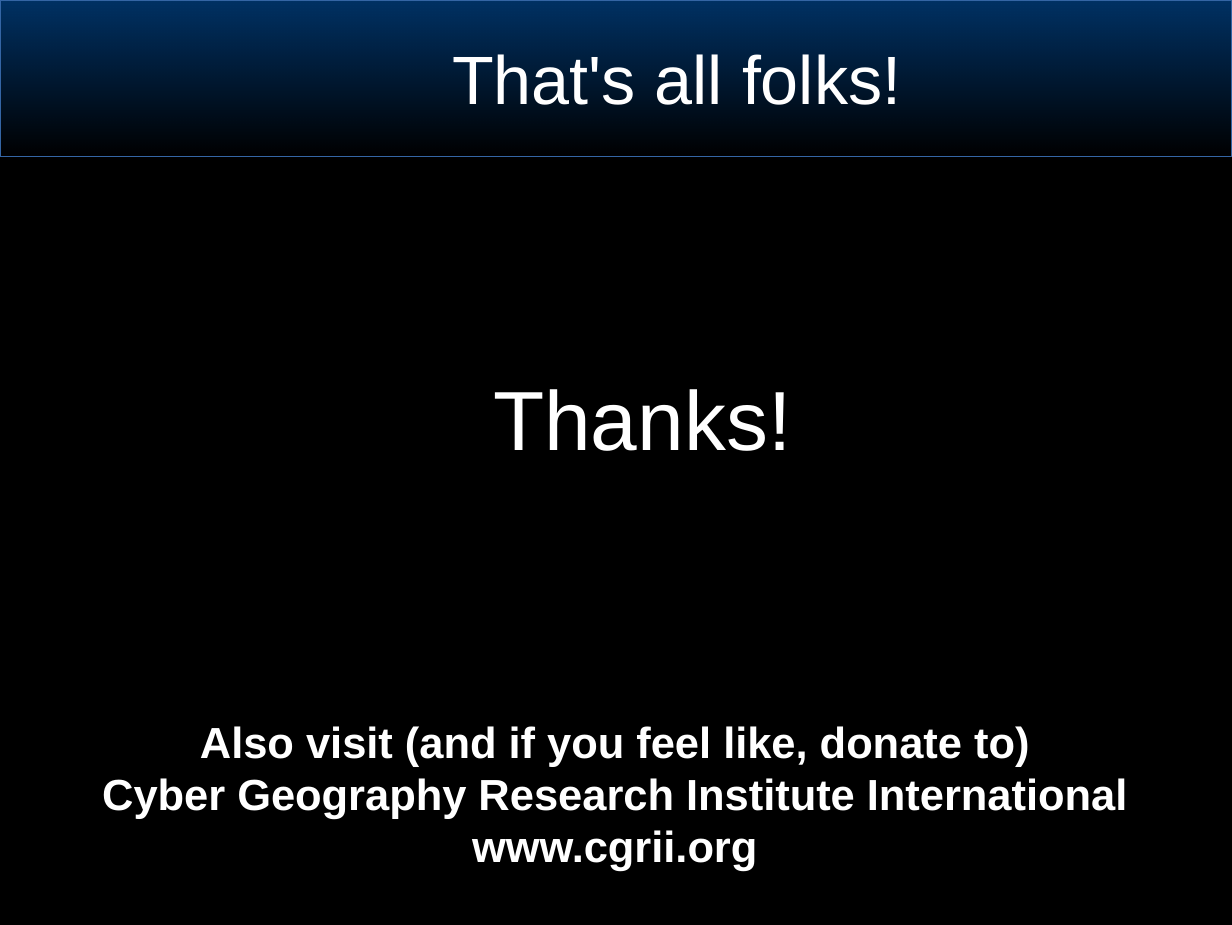
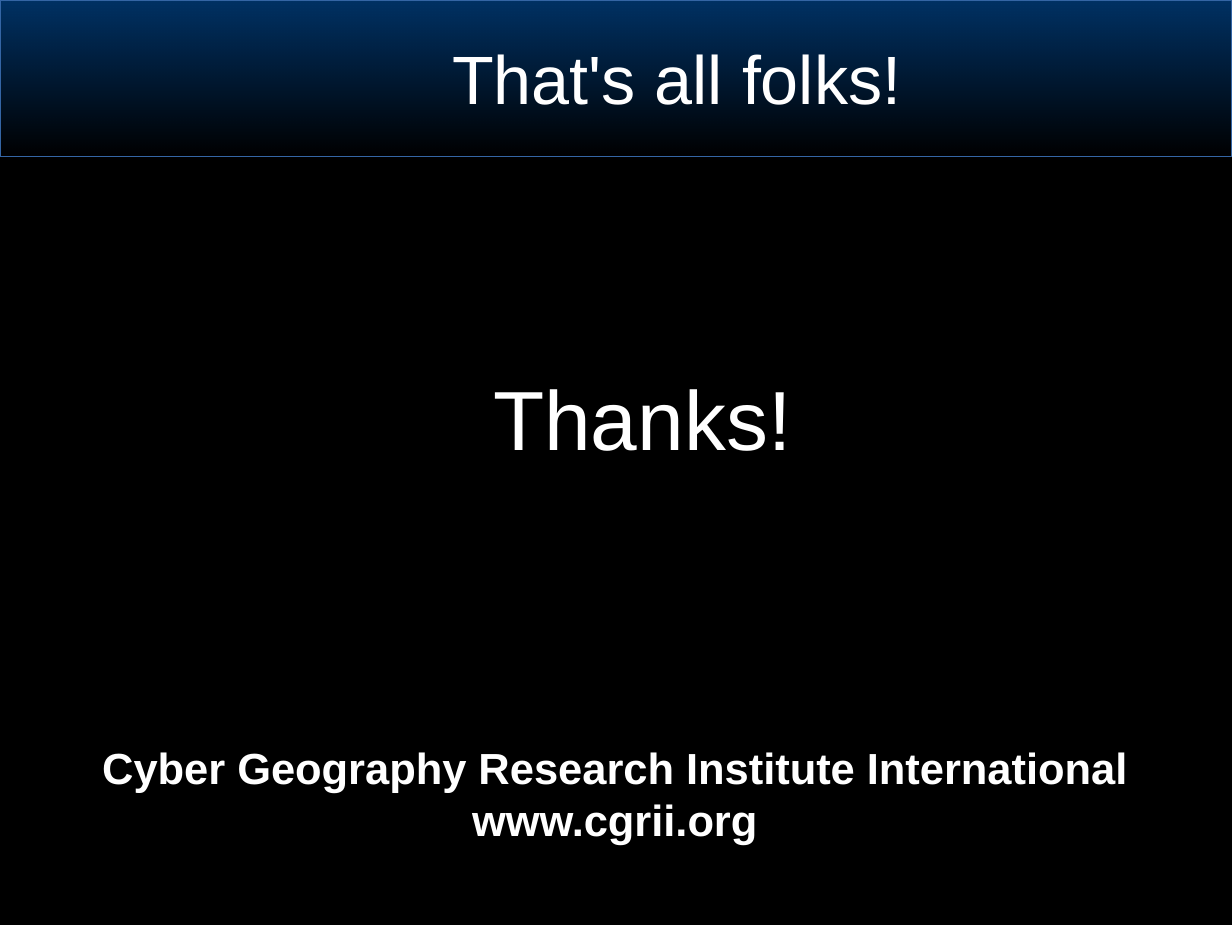
Before and after one commit to joeblankenship1/Critical_Thinking, a slide deck: slide 53 of CriticalThinkingPrimer.odp. Drawn at 1232x925 pixels with LibreOffice and Linux fonts; fonts in the diff are those of the drawing; background and template pictures are left out. Boxes give left, top, right and bottom in pixels: in the first picture for what was removed or moved away, otherwise in the second. Text is boxed around its words. In the diff, an @@ line names an element or a change of style, - is before the commit and + after.

```diff
--- a/CriticalThinkingPrimer.odp
+++ b/CriticalThinkingPrimer.odp
@@ title at (102, 752, 1127, 845): text changed @@
-Also visit (and if you feel like, donate to)
-Cyber Geography Research Institute International
-www.cgrii.org
+Cyber Geography Research Institute International
+www.cgrii.org
```
Also in this commit, not shown: 2 other slides changed, 1 other file.
